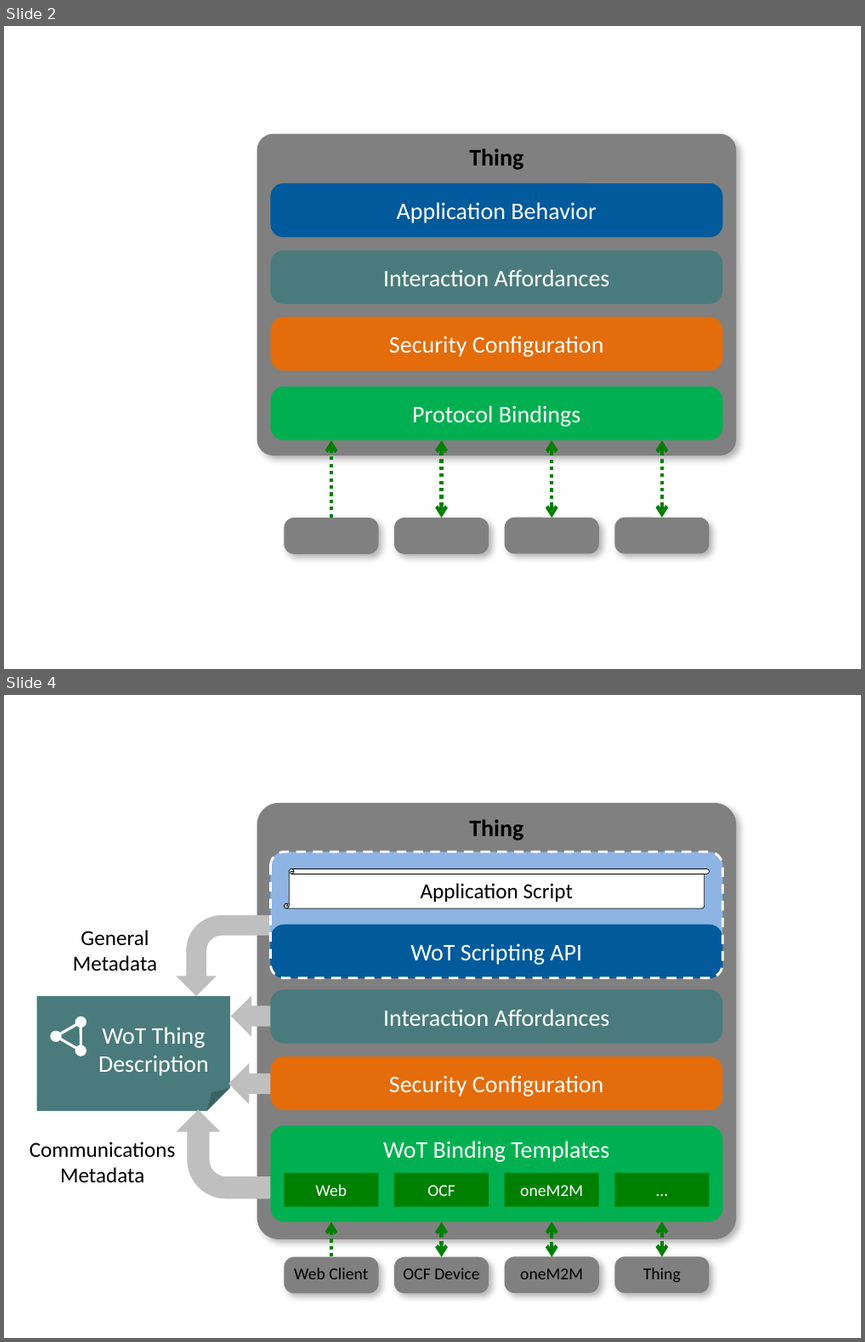
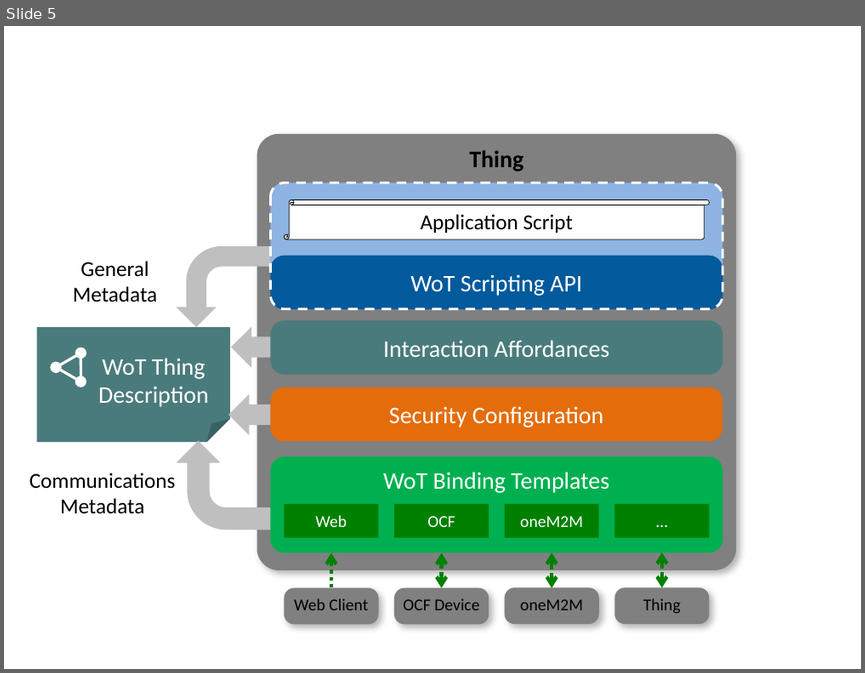
Before and after one commit to w3c/wot-architecture, a slide deck: images/wot-architecture-figures-new.pptx. Shown one above the other, each under a label of ours: slides 2 and 4 before the commit, slide 5 after it; the slides between them are not shown. The pictures are 865x1342 and 865x673 pixels, drawn with LibreOffice and Linux fonts; fonts in the diff are those of the drawing. Boxes give left, top, right and bottom in pixels: in the first picture for what was removed or moved away, otherwise in the second. Text is boxed around its words. In the diff, an @@ line names an element or a change of style, - is before the commit and + after.

Commit message:
New Figures
showing internal details and options for Thing implementation, with and without the scripting API.   Adds a new concept, the "Behavioral Agent" which has one of more execution contents inside it, said contexts OPTIONALLY supporting a WoT Runtime... or, alternatively, a native implementation.  The native implementation also shows the TD being provided externally by a Thing Directory (which will often, but not necessarily, be the case; certainly it will be the case when "retrofitting" an existing implementation you cannot modify).

```diff
--- a/images/wot-architecture-figures-new.pptx
+++ b/images/wot-architecture-figures-new.pptx
@@ slide 2 removed at (x1=4, y1=26, x2=861, y2=669), background #FFFFFF @@
@@ rounded rectangle removed at (x1=256, y1=134, x2=736, y2=455) @@
-Thing
@@ rounded rectangle removed at (x1=270, y1=183, x2=723, y2=238) @@
-Application Behavior
@@ rounded rectangle removed at (x1=270, y1=250, x2=723, y2=304) @@
-Interaction Affordances
@@ rounded rectangle removed at (x1=270, y1=317, x2=723, y2=370) @@
-Security Configuration
@@ rounded rectangle removed at (x1=270, y1=386, x2=723, y2=440) @@
-Protocol Bindings
@@ arrow removed from (331, 517) to (331, 440) @@
@@ double arrow removed from (441, 440) to (441, 518) @@
@@ double arrow removed from (551, 518) to (551, 440) @@
@@ double arrow removed from (662, 517) to (662, 440) @@
@@ rounded rectangle removed at (x1=284, y1=518, x2=378, y2=554) @@
@@ rounded rectangle removed at (x1=394, y1=518, x2=488, y2=554) @@
@@ rounded rectangle removed at (x1=505, y1=517, x2=599, y2=553) @@
@@ rounded rectangle removed at (x1=615, y1=517, x2=710, y2=553) @@
@@ what was slide 4 is now slide 5 @@
```
Also in this commit, not shown: 1 slide changed, 2 slides added, 2 other files.
